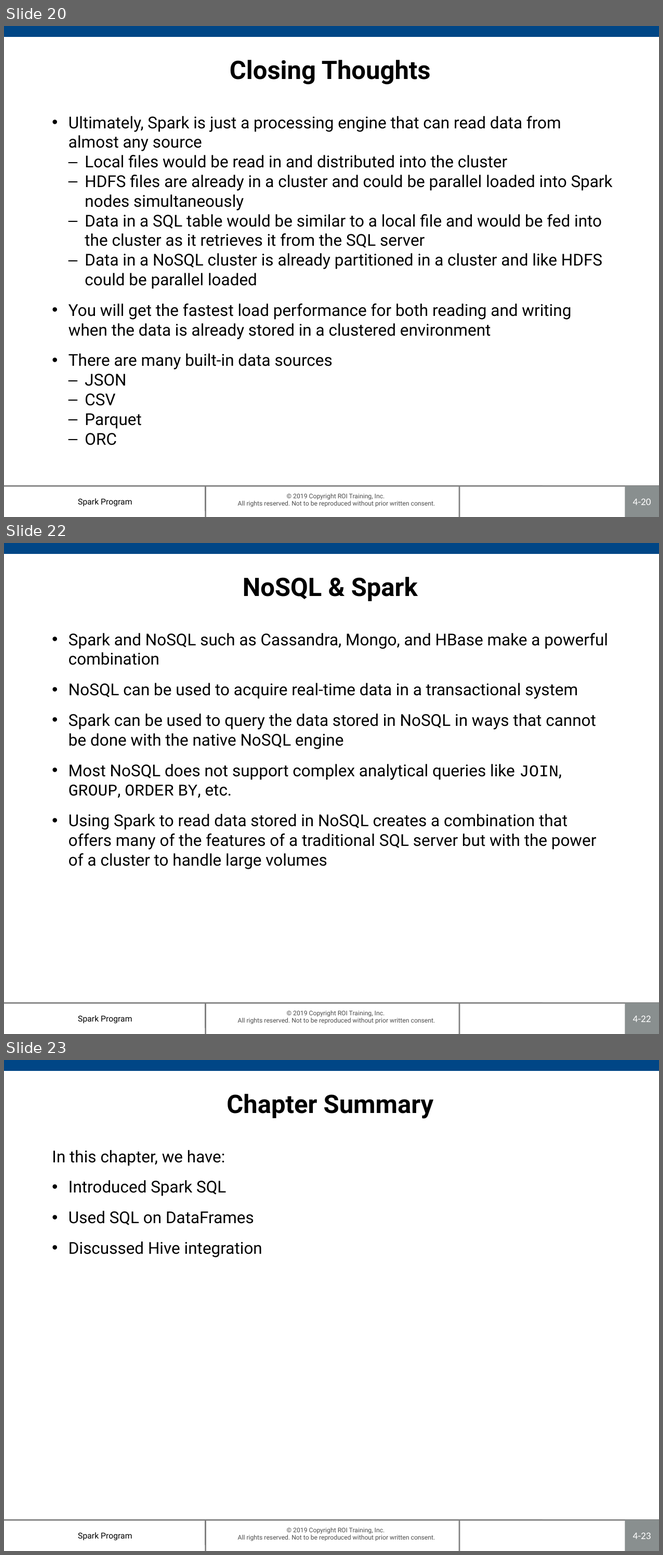
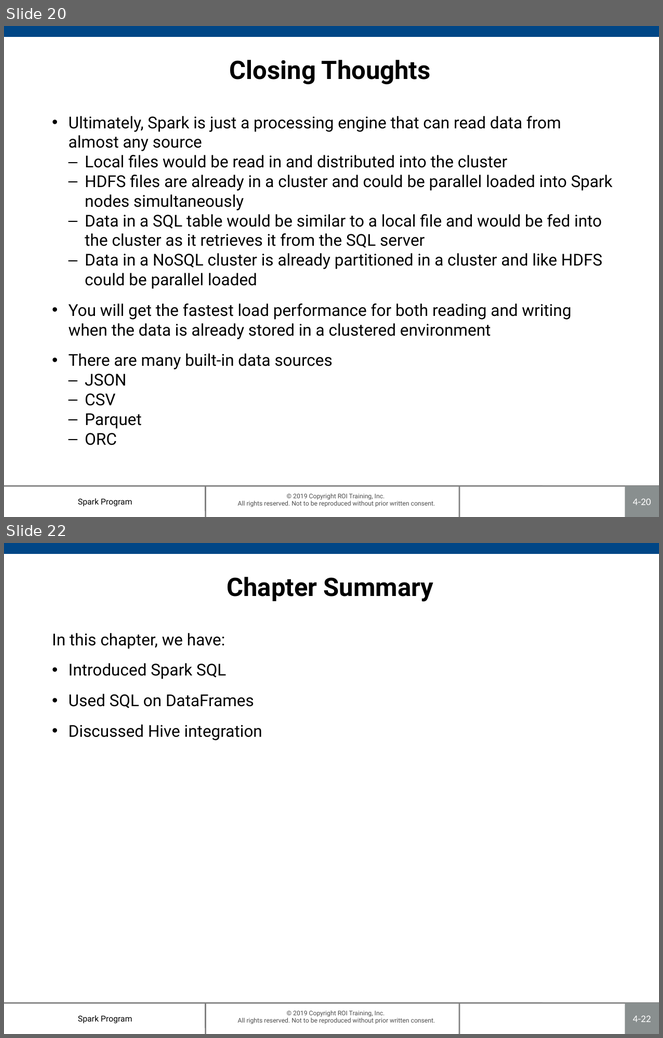
Before and after one commit to roitraining/SparkProgram, a slide deck: Day3/Ch04_SparkSQL.pptx. Shown one above the other, each under a label of ours: slides 20, 22 and 23 before the commit, slides 20 and 22 after it; the slides between them are not shown. The pictures are 663x1555 and 663x1038 pixels, drawn with LibreOffice and Linux fonts; fonts in the diff are those of the drawing; background and template pictures are left out. Boxes give left, top, right and bottom in pixels: in the first picture for what was removed or moved away, otherwise in the second. Text is boxed around its words. In the diff, an @@ line names an element or a change of style, - is before the commit and + after.

```diff
--- a/Day3/Ch04_SparkSQL.pptx
+++ b/Day3/Ch04_SparkSQL.pptx
@@ slide 22 removed at (4, 543, 659, 1034), background #FFFFFF; not listed: 7 template elements that a slide beside it also shows @@
@@ title removed at (243, 577, 418, 601) @@
-NoSQL & Spark
@@ text removed at (68, 633, 608, 870) @@
-• Spark and NoSQL such as Cassandra, Mongo, and HBase make a powerful combination
-• NoSQL can be used to acquire real-time data in a transactional system
-• Spark can be used to query the data stored in NoSQL in ways that cannot be done with the native NoSQL engine
-• Most NoSQL does not support complex analytical queries like JOIN, GROUP, ORDER BY, etc.
-• Using Spark to read data stored in NoSQL creates a combination that offers many of the features of a traditional SQL server but with the power of a cluster to handle large volumes
@@ what was slide 23 is now slide 22 @@
@@ page number at (633, 1016, 651, 1022): text changed @@
-4-23
+4-22
```
Also in this commit, not shown: 1 slide changed, 1 other file.
